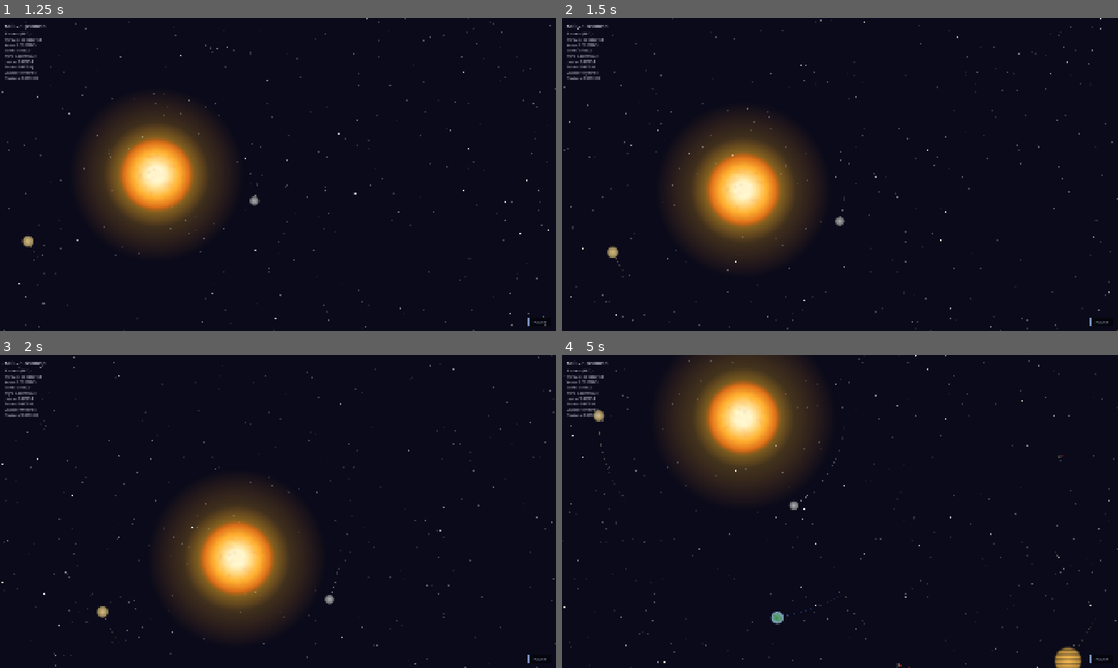
Above: before the commit, frames 1-4 (two rows, left to right).
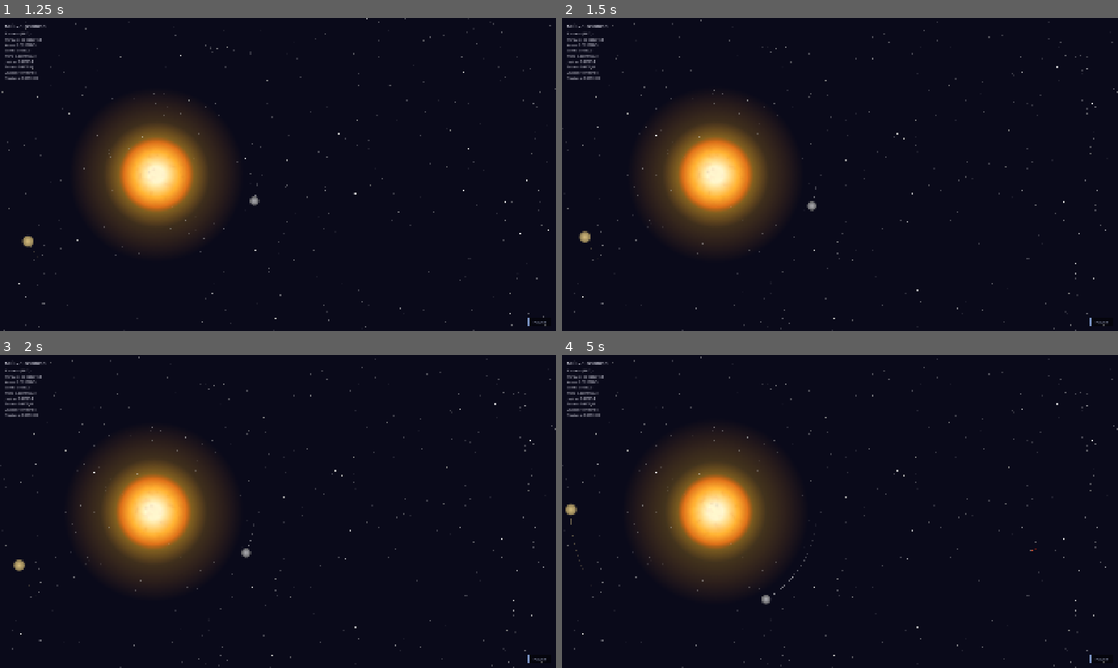
Above: after the commit, the same moments.

Repository: avantgardian/godot-space-idle
Game: Godot game, scene res://scenes/main.tscn
The game is run twice, just before and just after one commit, with the same random seed, the same clock (stepped at 60 frames per second) and the same inputs.
Inputs (mouse positions are in pixels of both pictures, inside the frame that each line leads up to):
- Up to frame 1 (1.25 s): tap Enter at 0.5 s; move the mouse to (400, 158) at 0.52 s; hold Right (ui_right) from 0.53 s (still down); tap L at 0.6 s; click (400, 158) at 0.67 s
- Up to frame 2 (1.5 s): release Right (ui_right) at 1.25 s; drag from (728, 190) to (812, 237) at 1.27 s
- Up to frame 3 (2 s): no input
- Up to frame 4 (5 s): move the mouse to (895, 442) at 2.02 s; hold Right (ui_right) 2.03-2.75 s; tap L at 2.1, 3.6 s; click (895, 442) at 2.17 s; drag from (812, 574) to (673, 464) at 2.77 s; move the mouse to (1006, 558) at 3.52 s; hold Left (ui_left) 3.53-4.25 s; click (1006, 558) at 3.67 s; drag from (673, 464) to (756, 433) at 4.27 s

Frame 1 is identical in both runs. In frame 2, 11% of the frame differs, in the area x 0-100%, y 0-100%; in frame 3, 18%; in frame 4, 18%.
Error after the commit: Trying to return a value of type "Nil" from a function whose return type is "Dictionary". (res://scripts/main.gd:488)

Commit message:
Add planet click-to-follow: camera locks on and zooms in until manual movement

Diff:
--- a/scripts/main.gd
+++ b/scripts/main.gd
@@ -320,10 +320,12 @@
 	add_child(line)
 	move_child(line, planet.get_index())
 
+var _follow_target: Node2D = null
+const _FOLLOW_ZOOM: float = 0.5
+
 func _setup_camera():
 	var camera := $Camera2D as Camera2D
 	camera.zoom = Vector2(1, 1)
-	camera.limit_smoothed = true
 	camera.position = Vector2.ZERO
 
 func _process(delta):
@@ -433,6 +435,12 @@
 	else:
 		_apply_zoom(_target_zoom)
 
+	if _follow_target:
+		if is_instance_valid(_follow_target) and not _follow_target._dead:
+			camera.position = camera.position.lerp(_follow_target.position, 3.0 * delta)
+		else:
+			_follow_target = null
+
 	_update_star_parallax(camera)
 
 	var move := Vector2.ZERO
@@ -445,6 +453,7 @@
 	if Input.is_action_pressed("ui_up"):
 		move.y -= 1
 	if move != Vector2.ZERO:
+		_follow_target = null
 		move = move.normalized() * camera_move_speed * delta / camera.zoom.x
 		camera.position += move
 
@@ -463,6 +472,20 @@
 
 func _align_floor(offset: float, period: float) -> float:
 	return floor(offset / period) * period
+
+func _check_planet_click(screen_pos: Vector2, camera: Camera2D) -> Dictionary:
+	var closest = null
+	var closest_dist := INF
+	for p in _planet_data:
+		if p.node._dead:
+			continue
+		var planet_screen: Vector2 = camera.get_canvas_transform() * p.node.position
+		var d := planet_screen.distance_to(screen_pos)
+		var hit_r := max(p.node.collision_radius * camera.zoom.x, 12.0)
+		if d < hit_r and d < closest_dist:
+			closest = p
+			closest_dist = d
+	return closest
 
 func _find_planet_idx(node: Node2D) -> int:
 	for i in _planet_data.size():
@@ -515,9 +538,11 @@
 			mat.set_shader_parameter("blur_amount", blur_amount)
 
 func _zoom_in():
+	_follow_target = null
 	_target_zoom = clamp(_target_zoom + camera_zoom_step, camera_min_zoom, camera_max_zoom)
 
 func _zoom_out():
+	_follow_target = null
 	_target_zoom = clamp(_target_zoom - camera_zoom_step, camera_min_zoom, camera_max_zoom)
 
 func _input(event):
@@ -544,7 +569,16 @@
 		if event.button_index == MOUSE_BUTTON_LEFT and on_sun:
 			sun_mass += 0.01
 			return
+
+		if event.button_index == MOUSE_BUTTON_LEFT:
+			var clicked := _check_planet_click(event.position, camera)
+			if clicked != null:
+				_follow_target = clicked.node
+				_target_zoom = _FOLLOW_ZOOM
+				return
+
 		if event.button_index == MOUSE_BUTTON_LEFT or event.button_index == MOUSE_BUTTON_MIDDLE:
+			_follow_target = null
 			_dragging = true
 			_drag_prev = event.position
 
